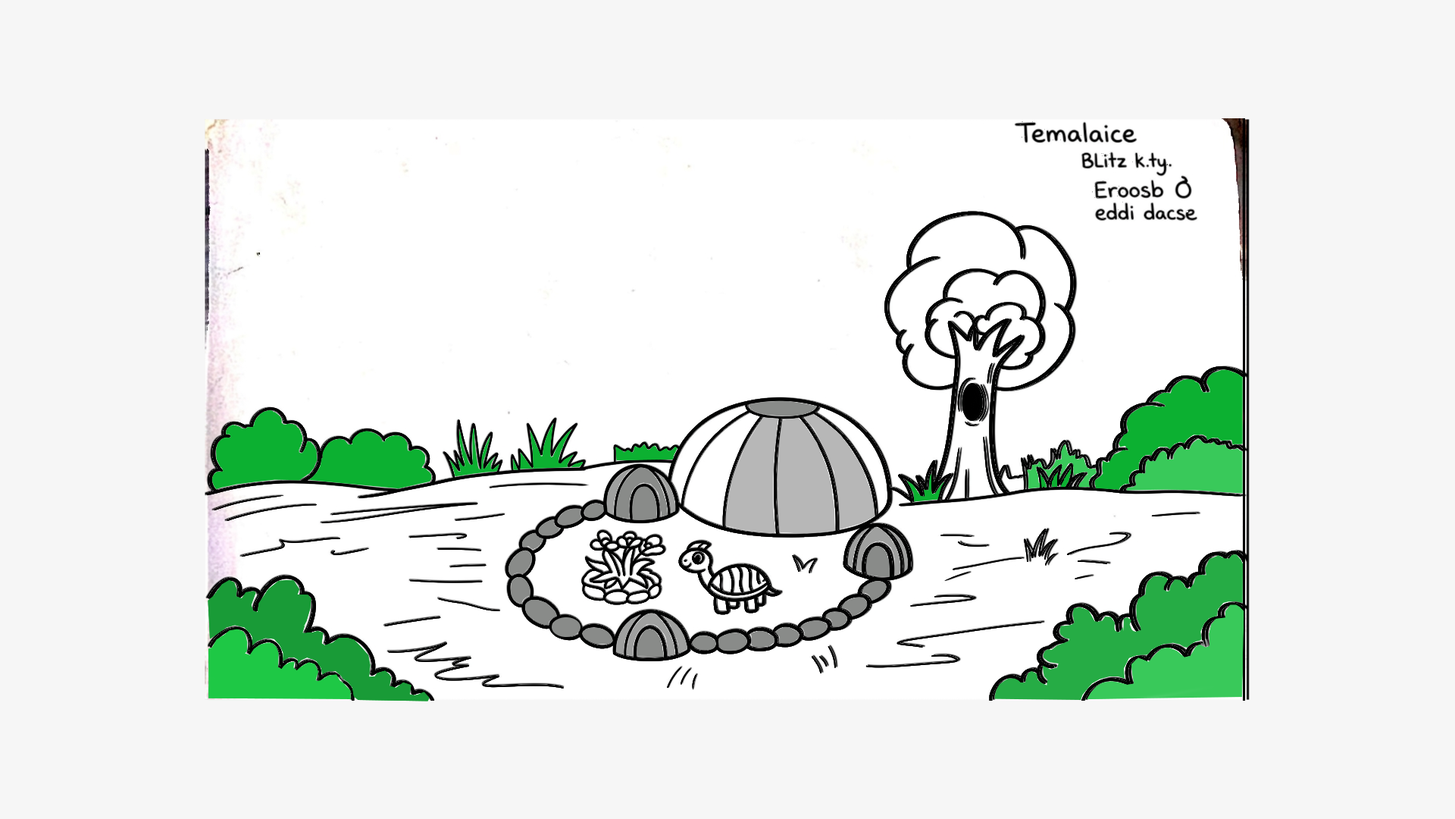
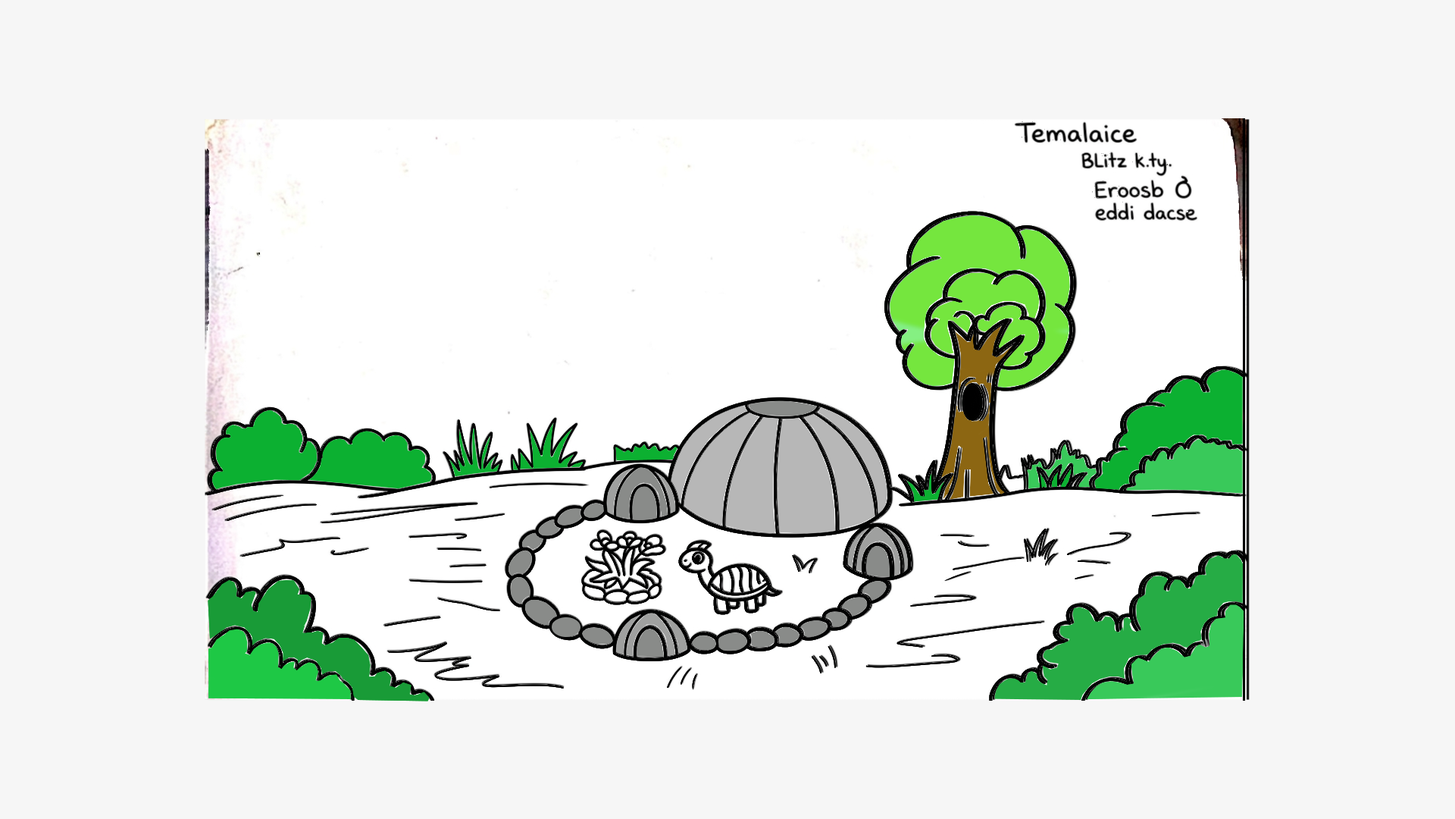
Revision of a layered 1455x819 image; what changed, layer by layer:
added layer "tree #1" above "tree" over (941, 325, 1013, 500)
added layer "tree" above "domes" over (889, 215, 1071, 388)
painted on "domes" over (670, 405, 889, 527)
